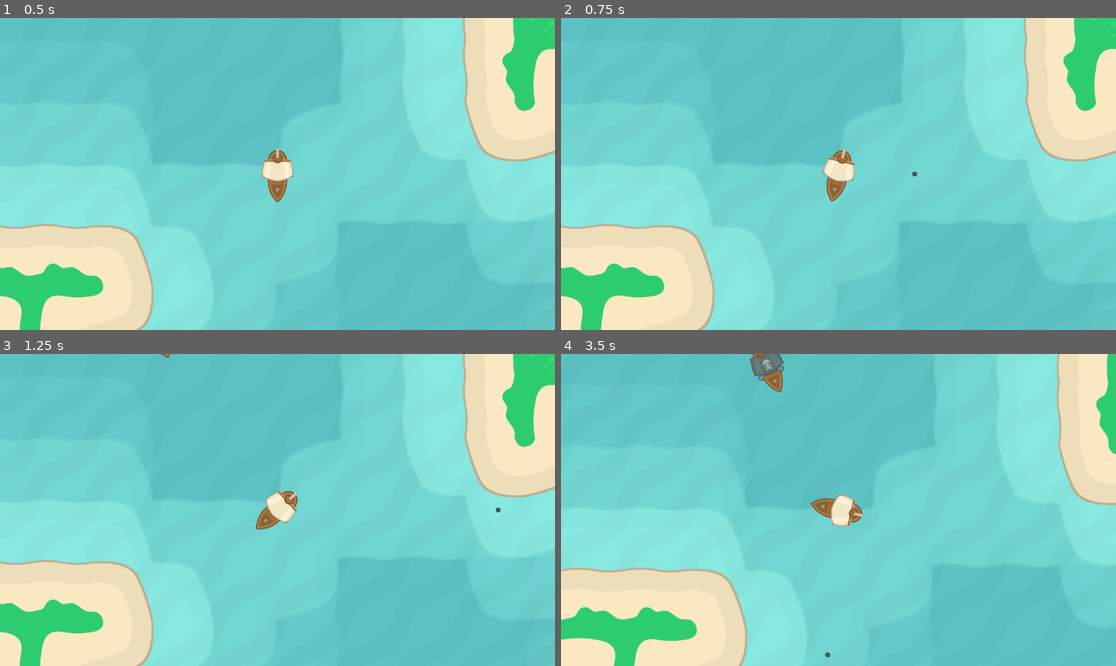
Above: before the commit, frames 1-4 (two rows, left to right).
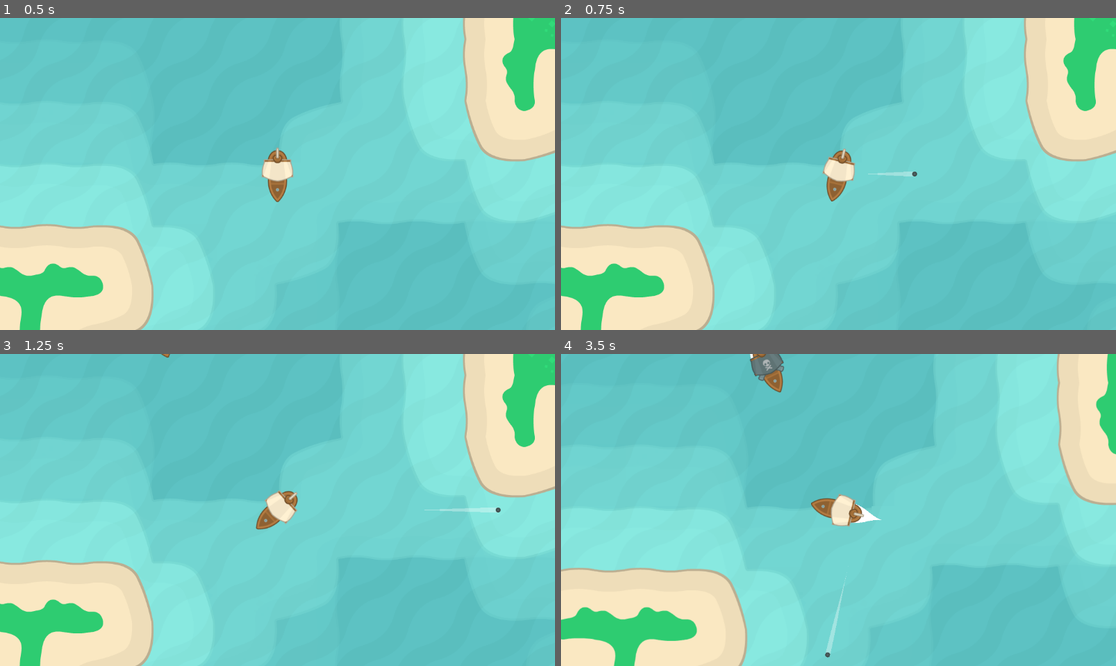
Above: after the commit, the same moments.

Repository: OceanBoy612/PirateGame
Game: Godot game, scene res://level_1.tscn
Two runs of this game, one before a commit and one after it. Both use one fixed random seed, a clock stepped at 60 frames per second and the inputs below.
Inputs:
- Up to frame 1 (0.5 s): no input
- Up to frame 2 (0.75 s): tap Enter (ui_accept) at 0.5 s; hold Right (ui_right) from 0.53 s (still down)
- Up to frame 3 (1.25 s): keep holding Right (ui_right); tap Enter (ui_accept) at 0.77 s
- Up to frame 4 (3.5 s): release Right (ui_right) at 1.28 s; hold Down (ui_down) 1.28-2.03 s; tap Enter (ui_accept) at 1.52, 3.02 s; hold Right (ui_right) 2.03-2.78 s; hold Up (ui_up) from 2.78 s (still down)

Frame 1 is identical in both runs. In frame 2, less than 0.1% of the frame differs, in the area x 55-64%, y 49-51%; in frame 3, 0.1%; in frame 4, 0.2%, in the area x 34-58%, y 0-97%.

Commit message:
Added trails

Diff:
--- a/Scenes/Cannon_ball/cannon_ball.gd
+++ b/Scenes/Cannon_ball/cannon_ball.gd
@@ -14,7 +14,6 @@
 
 func _on_HitBox_body_entered(_body):
 	var object = _body.get_meta("object")
-	if object != object_origin:
-		print(object)
-#		object.take_damage()
+	if object != object_origin and _body.has_method("take_damage"):
+		_body.take_damage()
 		queue_free()
--- a/Scenes/Cannon_ball/cannon_ball.tscn
+++ b/Scenes/Cannon_ball/cannon_ball.tscn
@@ -1,16 +1,26 @@
-[gd_scene load_steps=4 format=3 uid="uid://d2aej642yvpxi"]
+[gd_scene load_steps=6 format=3 uid="uid://d2aej642yvpxi"]
 
 [ext_resource type="Script" path="res://Scenes/Cannon_ball/cannon_ball.gd" id="1_13qto"]
 [ext_resource type="Texture2D" uid="uid://cwlldkr25jvlk" path="res://Art/cannonBall.png" id="1_vaj3o"]
+[ext_resource type="PackedScene" uid="uid://cgwma8wvt2uv8" path="res://Scenes/Trail/Trail.tscn" id="2_6yg2b"]
+[ext_resource type="AudioStream" uid="uid://c3n76rypp2gx" path="res://Sounds/crashing through debris 14.mp3" id="4_f0y1s"]
 
-[sub_resource type="CircleShape2D" id="CircleShape2D_maq2k"]
+[sub_resource type="CircleShape2D" id="CircleShape2D_13pkh"]
 radius = 4.0
 
 [node name="CannonBall" type="Area2D"]
 script = ExtResource("1_13qto")
 
+[node name="Trail" parent="." instance=ExtResource("2_6yg2b")]
+modulate = Color(1, 1, 1, 0.337255)
+length = 200
+trail_length = 20
+
 [node name="Sprite2D" type="Sprite2D" parent="."]
 texture = ExtResource("1_vaj3o")
 
 [node name="HitBox" type="CollisionShape2D" parent="."]
-shape = SubResource("CircleShape2D_maq2k")
+shape = SubResource("CircleShape2D_13pkh")
+
+[node name="HitSound" type="AudioStreamPlayer" parent="."]
+stream = ExtResource("4_f0y1s")
--- a/Scenes/Pirate/pirate.gd
+++ b/Scenes/Pirate/pirate.gd
@@ -101,6 +101,7 @@
 
 
 func take_damage():
+	$HitSound.play()
 	health -= 1
 
 
--- a/Scenes/Pirate/pirate.tscn
+++ b/Scenes/Pirate/pirate.tscn
@@ -1,8 +1,10 @@
-[gd_scene load_steps=8 format=3 uid="uid://bumwfgea8at7g"]
+[gd_scene load_steps=10 format=3 uid="uid://b4tvsw1s6a3f2"]
 
 [ext_resource type="Texture2D" uid="uid://dc8cgxox2xpsa" path="res://Art/ship (2).png" id="1_h6wpq"]
 [ext_resource type="Script" path="res://Scenes/Pirate/pirate.gd" id="1_x4xys"]
+[ext_resource type="PackedScene" uid="uid://cgwma8wvt2uv8" path="res://Scenes/Trail/Trail.tscn" id="2_ljbbr"]
 [ext_resource type="AudioStream" uid="uid://cn6hn8fv6eta5" path="res://Sounds/Cannon.mp3" id="3_y0cxf"]
+[ext_resource type="AudioStream" uid="uid://chyj3mcoojehg" path="res://Sounds/Crush.mp3" id="5_jlw8w"]
 
 [sub_resource type="CapsuleShape2D" id="CapsuleShape2D_pwpio"]
 radius = 17.0
@@ -19,6 +21,11 @@
 
 [node name="Pirate" type="CharacterBody2D"]
 script = ExtResource("1_x4xys")
+
+[node name="Trail" parent="." instance=ExtResource("2_ljbbr")]
+modulate = Color(1, 1, 1, 1)
+width = 60.0
+trail_length = 200
 
 [node name="Sprite2D" type="Sprite2D" parent="."]
 position = Vector2(0, 2)
@@ -53,3 +60,7 @@
 [node name="CannonSound" type="AudioStreamPlayer" parent="."]
 stream = ExtResource("3_y0cxf")
 volume_db = -15.0
+
+[node name="HitSound" type="AudioStreamPlayer" parent="."]
+stream = ExtResource("5_jlw8w")
+volume_db = -11.886
--- a/Scenes/Player/player.tscn
+++ b/Scenes/Player/player.tscn
@@ -1,7 +1,8 @@
-[gd_scene load_steps=6 format=3 uid="uid://dxgy6d7d5oe1f"]
+[gd_scene load_steps=7 format=3 uid="uid://c6yrcllyjhdjf"]
 
 [ext_resource type="Script" path="res://Scenes/Player/Player.gd" id="1_dliua"]
 [ext_resource type="Texture2D" uid="uid://bu1h8qvy66xtj" path="res://Art/ship (1).png" id="2_lr03s"]
+[ext_resource type="PackedScene" uid="uid://dh6wlbqyfktve" path="res://Scenes/Trail/marker_2d.tscn" id="2_y6w1q"]
 [ext_resource type="AudioStream" uid="uid://cn6hn8fv6eta5" path="res://Sounds/Cannon.mp3" id="3_ene07"]
 [ext_resource type="Texture2D" uid="uid://bm64xpa6jtc8l" path="res://Art/cannonLoose.png" id="4_l1f30"]
 
@@ -12,6 +13,8 @@
 [node name="Player" type="CharacterBody2D"]
 z_index = 1
 script = ExtResource("1_dliua")
+
+[node name="Marker2D" parent="." instance=ExtResource("2_y6w1q")]
 
 [node name="ShipArt" type="Sprite2D" parent="."]
 position = Vector2(0, 2)
--- /dev/null
+++ b/Scenes/Trail/Trail.gd
@@ -0,0 +1,19 @@
+extends Line2D
+
+@export var length = 50
+@export var trail_length = 100
+
+var point = Vector2()
+
+func ready():
+	set_as_top_level(true)
+
+func _physics_process(delta):
+	global_position = Vector2(0,0)
+	global_rotation = 0
+
+	point = get_parent().global_position
+	add_point(point)
+
+	if points.size() > trail_length:
+		remove_point(0)
--- /dev/null
+++ b/Scenes/Trail/Trail.tscn
@@ -0,0 +1,12 @@
+[gd_scene load_steps=3 format=3 uid="uid://cgwma8wvt2uv8"]
+
+[ext_resource type="Script" path="res://Scenes/Trail/Trail.gd" id="1_b1gtu"]
+
+[sub_resource type="Curve" id="Curve_2aeik"]
+_data = [Vector2(0, 0), 0.0, 0.0, 0, 0, Vector2(1, 1), 0.0, 0.0, 0, 0]
+point_count = 2
+
+[node name="Trail" type="Line2D"]
+modulate = Color(1, 1, 1, 0.631373)
+width_curve = SubResource("Curve_2aeik")
+script = ExtResource("1_b1gtu")
--- /dev/null
+++ b/Scenes/Trail/marker_2d.tscn
@@ -0,0 +1,11 @@
+[gd_scene load_steps=2 format=3 uid="uid://dh6wlbqyfktve"]
+
+[ext_resource type="PackedScene" uid="uid://cgwma8wvt2uv8" path="res://Scenes/Trail/Trail.tscn" id="1_3yac6"]
+
+[node name="Marker2D" type="Marker2D"]
+position = Vector2(0, -30)
+
+[node name="Trail" parent="." instance=ExtResource("1_3yac6")]
+modulate = Color(1, 1, 1, 1)
+width = 40.0
+trail_length = 40
Not shown, added: Sounds/Crush.mp3.import
Not shown, added: Sounds/crashing through debris 14.mp3.import
Not shown: 1 places in level_1.tscn that only renumber resources
Not shown, added: Sounds/Crush.mp3
Not shown, added: Sounds/crashing through debris 14.mp3
